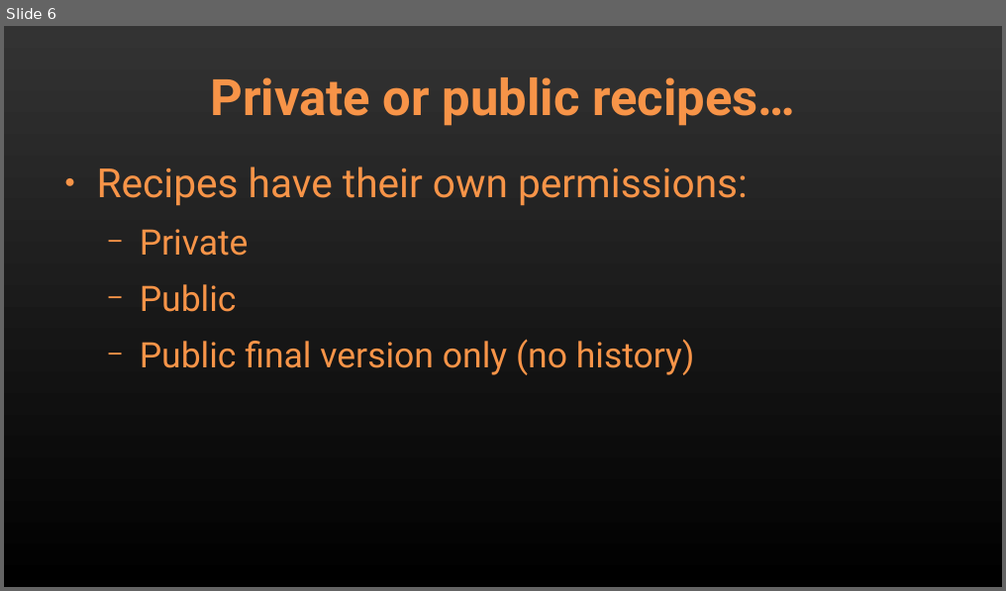
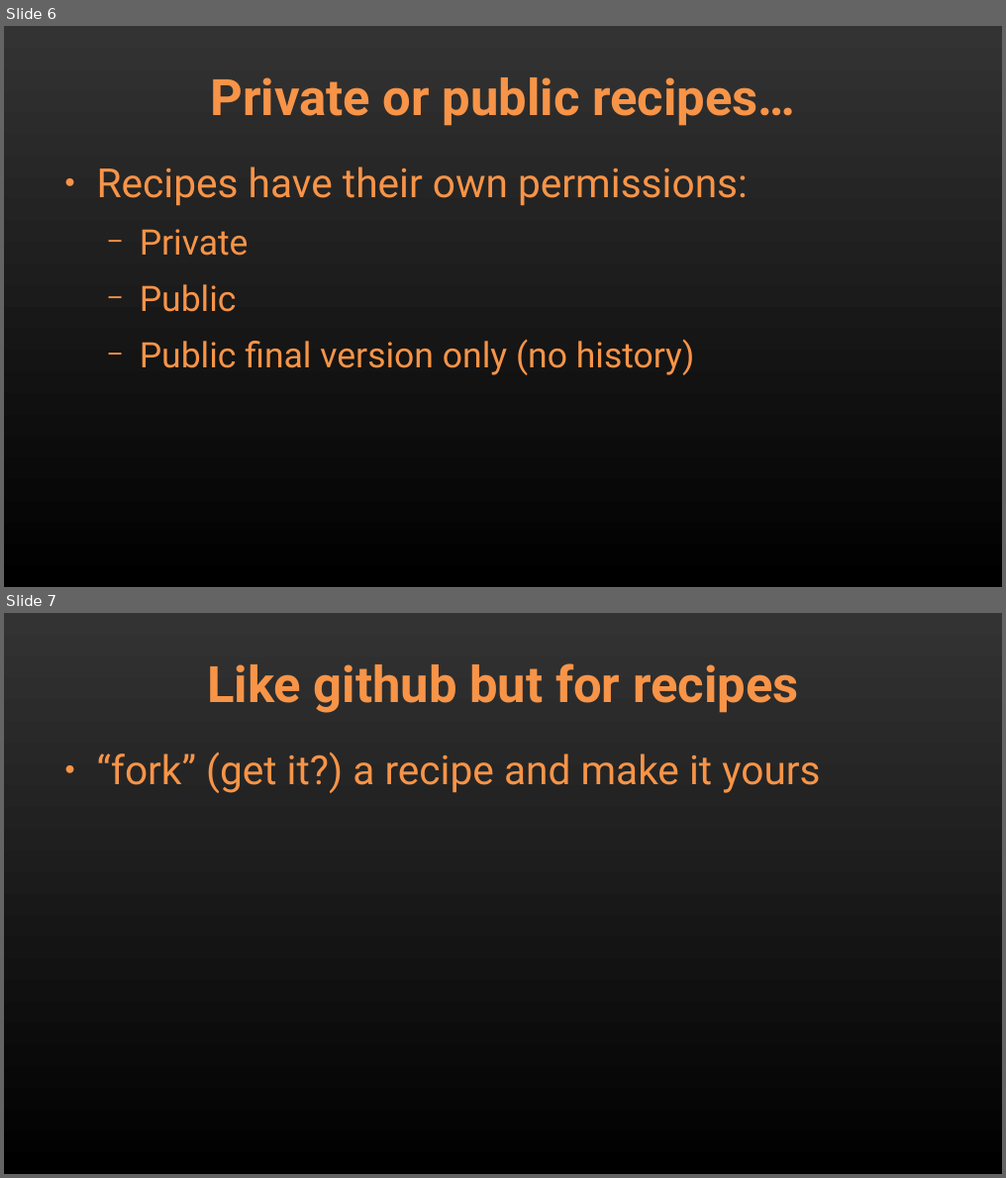
Before and after one commit to adrian-sal-kennedy/roastme-docs, a slide deck: slide-deck.odp. Shown one above the other, each under a label of ours: slide 6 before the commit, slides 6 and 7 after it. The pictures are 1006x591 and 1006x1178 pixels, drawn with LibreOffice and Linux fonts; fonts in the diff are those of the drawing. Boxes give left, top, right and bottom in pixels: in the first picture for what was removed or moved away, otherwise in the second. Text is boxed around its words. In the diff, an @@ line names an element or a change of style, - is before the commit and + after.

```diff
--- a/slide-deck.odp
+++ b/slide-deck.odp
@@ slide 7 added at [4, 613, 1002, 1174], background gradient #333333 to #000000 @@
@@ title added at [207, 663, 799, 713], 40 pt, text #F79448, bold @@
+Like github but for recipes
@@ text added at [97, 752, 820, 793], 32 pt, text #F79448 @@
+● “fork” (get it?) a recipe and make it yours
```
Also in this commit, not shown: 4 other files.
